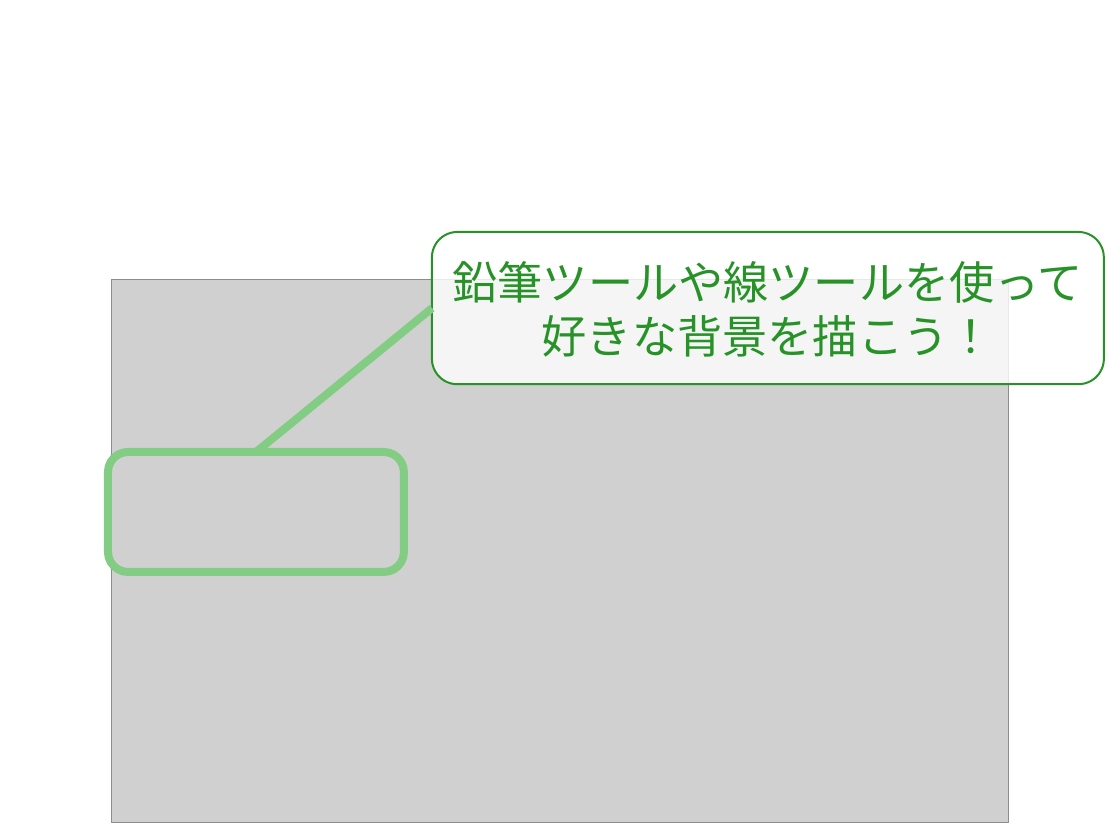
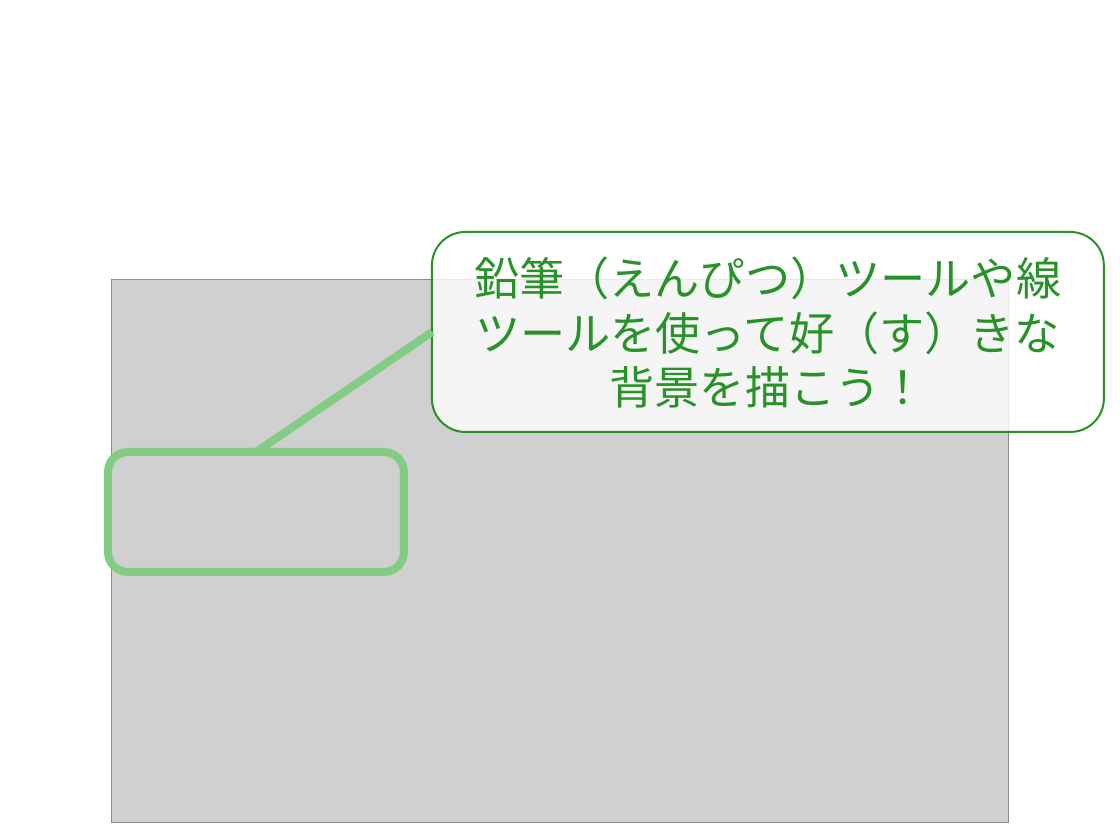
Before and after one commit to gramin-programming/kids-programming-resource, a slide deck: slide 5 of スクラッチクラブ/ヒント/背景を作ろう.odp. Drawn at 1120x840 pixels with LibreOffice and Linux fonts; fonts in the diff are those of the drawing; grey boxes stand for pictures; background and template pictures are left out. Boxes give left, top, right and bottom in pixels: in the first picture for what was removed or moved away, otherwise in the second. Text is boxed around its words. In the diff, an @@ line names an element or a change of style, - is before the commit and + after.

```diff
--- a/スクラッチクラブ/ヒント/背景を作ろう.odp
+++ b/スクラッチクラブ/ヒント/背景を作ろう.odp
@@ rounded rectangle "鉛筆（えんぴつ）ツールや線ツールを使って好（す）きな背景を描こう！": place and size @@
-rounded rectangle "鉛筆（えんぴつ）ツールや線ツールを使って好（す）きな背景を描こう！" at [432,232,1104,384]
+rounded rectangle "鉛筆（えんぴつ）ツールや線ツールを使って好（す）きな背景を描こう！" at [432,232,1104,432]
@@ text in rounded rectangle at [474,256,1061,408]: text changed @@
-鉛筆ツールや線ツールを使って好きな背景を描こう！
+鉛筆（えんぴつ）ツールや線ツールを使って好（す）きな背景を描こう！
@@ line moved from (432, 308) - (256, 452) to (432, 332) - (256, 452) @@
```
Also in this commit, not shown: 42 other files.
